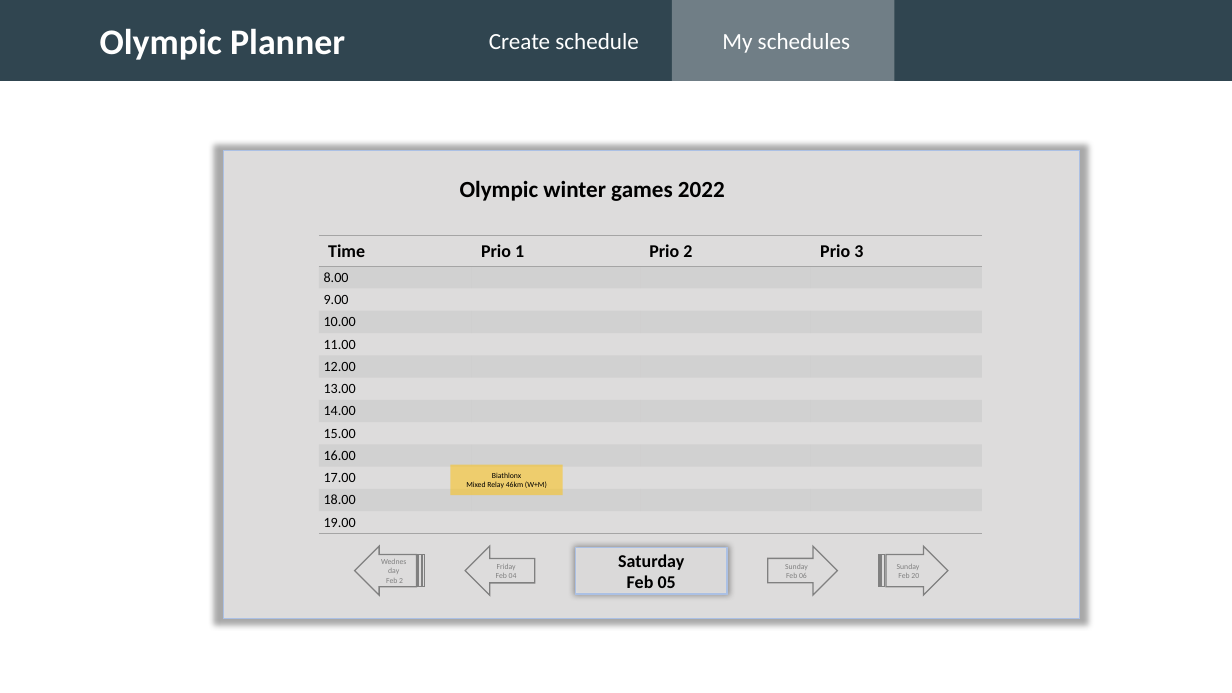
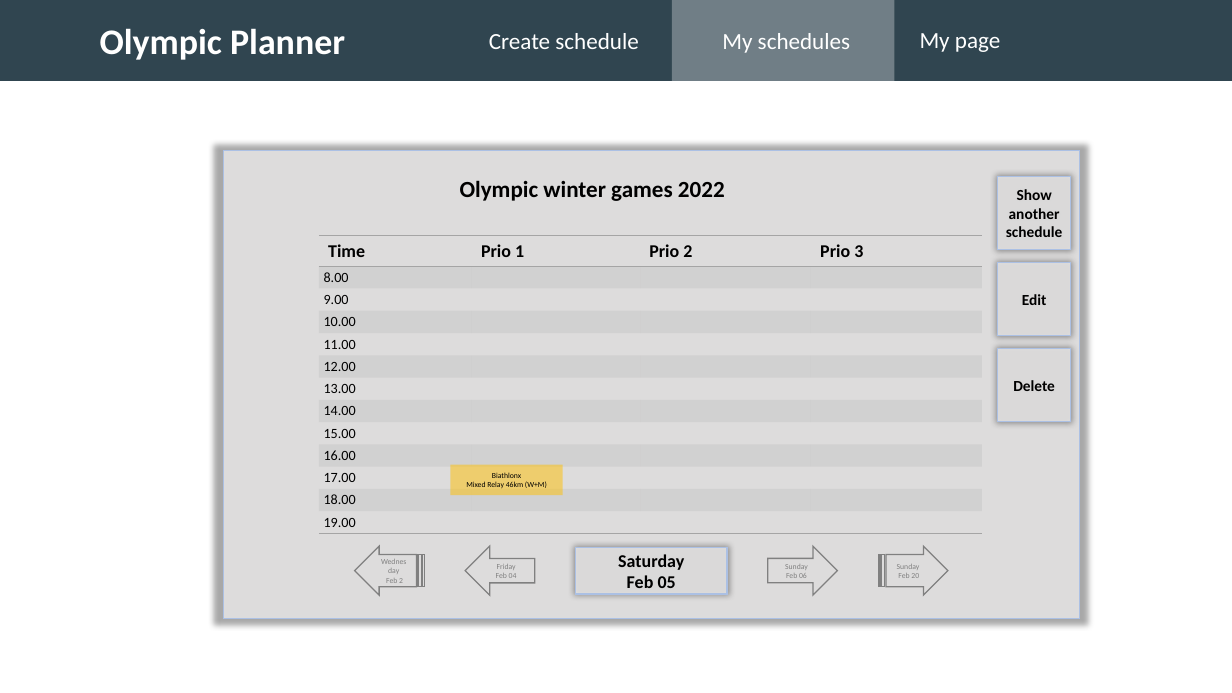
Before and after one commit to Ekajsa/OlympicPlanner, a slide deck: slide 6 of documentation/Mock-up.pptx (slide 10 before the commit). Drawn at 1232x693 pixels with LibreOffice and Linux fonts; fonts in the diff are those of the drawing; background and template pictures are left out. Boxes give left, top, right and bottom in pixels: in the first picture for what was removed or moved away, otherwise in the second. Text is boxed around its words. In the diff, an @@ line names an element or a change of style, - is before the commit and + after.

```diff
--- a/documentation/Mock-up.pptx
+++ b/documentation/Mock-up.pptx
@@ text added at box(920, 33, 1000, 52), 18 pt, text #FFFFFF @@
+My page
@@ rectangle added at box(998, 177, 1071, 250), fill #E7E6E6 at 85% opacity, outline #ABC0E4 1 pt, 12 pt, text #000000, bold @@
+Show another schedule
@@ rectangle added at box(998, 262, 1071, 335), fill #E7E6E6 at 85% opacity, outline #ABC0E4 1 pt, 12 pt, text #000000, bold @@
+Edit
@@ rectangle added at box(998, 348, 1071, 421), fill #E7E6E6 at 85% opacity, outline #ABC0E4 1 pt, 12 pt, text #000000, bold @@
+Delete
```
Also in this commit, not shown: 8 other slides changed, 2 slides added.
